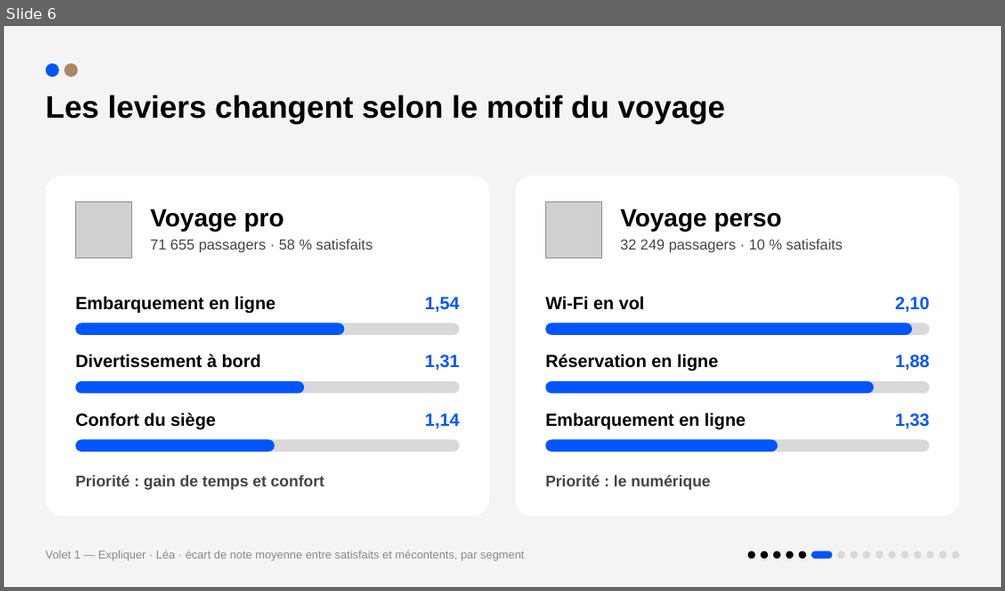
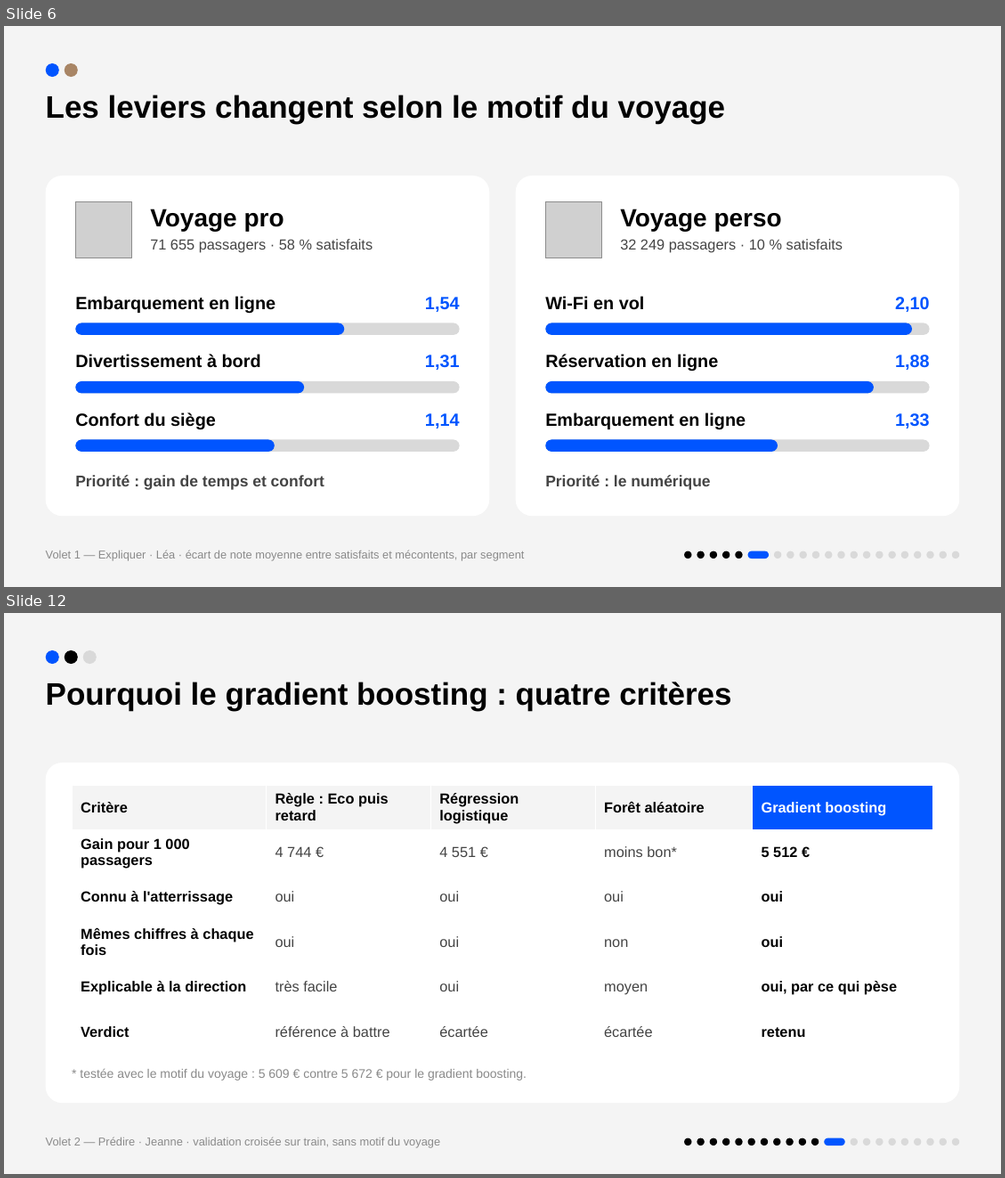
Before and after one commit to lea2110/Rush3, a slide deck: rapport/presentation_rush3.pptx. Shown one above the other, each under a label of ours: slide 6 before the commit, slides 6 and 12 after it; the slides between them are not shown. The pictures are 1005x591 and 1005x1178 pixels, drawn with LibreOffice and Linux fonts; fonts in the diff are those of the drawing; grey boxes stand for pictures. Boxes give left, top, right and bottom in pixels: in the first picture for what was removed or moved away, otherwise in the second. Text is boxed around its words. In the diff, an @@ line names an element or a change of style, - is before the commit and + after.

```diff
--- a/rapport/presentation_rush3.pptx
+++ b/rapport/presentation_rush3.pptx
@@ slide 12 added at (4, 613, 1001, 1174), background #F4F4F4 @@
@@ ellipse added at (46, 650, 59, 664), fill #0055FF @@
@@ ellipse added at (65, 650, 78, 664), fill #000000 @@
@@ ellipse added at (83, 650, 97, 664), fill #D9D9D9 @@
@@ text added at (46, 682, 731, 711), 30 pt, text #000000, bold @@
+Pourquoi le gradient boosting : quatre critères
@@ rounded rectangle added at (46, 763, 960, 1103), fill #FFFFFF @@
@@ table added at (72, 785, 933, 1054), 6 rows, 5 columns @@
+Critère | Règle : Eco puis retard | Régression logistique | Forêt aléatoire | Gradient boosting
+Gain pour 1 000 passagers | 4 744 € | 4 551 € | moins bon* | 5 512 €
+Connu à l'atterrissage | oui | oui | oui | oui
+Mêmes chiffres à chaque fois | oui | oui | non | oui
+Explicable à la direction | très facile | oui | moyen | oui, par ce qui pèse
+Verdict | référence à battre | écartée | écartée | retenu
@@ text added at (80, 1069, 526, 1080), 12 pt, text #8A8A8A @@
+* testée avec le motif du voyage : 5 609 € contre 5 672 € pour le gradient boosting.
@@ text added at (46, 1136, 440, 1148), 11 pt, text #8A8A8A @@
+Volet 2 — Prédire · Jeanne · validation croisée sur train, sans motif du voyage
@@ ellipse added at (685, 1138, 692, 1145), fill #000000 @@
@@ ellipse added at (697, 1138, 704, 1145), fill #000000 @@
@@ ellipse added at (710, 1138, 718, 1145), fill #000000 @@
@@ ellipse added at (722, 1138, 730, 1145), fill #000000 @@
@@ ellipse added at (736, 1138, 743, 1145), fill #000000 @@
@@ ellipse added at (748, 1138, 755, 1145), fill #000000 @@
@@ ellipse added at (760, 1138, 769, 1145), fill #000000 @@
@@ ellipse added at (774, 1138, 781, 1145), fill #000000 @@
@@ ellipse added at (786, 1138, 793, 1145), fill #000000 @@
@@ ellipse added at (799, 1138, 807, 1145), fill #000000 @@
@@ ellipse added at (811, 1138, 819, 1145), fill #000000 @@
@@ rounded rectangle added at (825, 1138, 845, 1145), fill #0055FF @@
@@ ellipse added at (850, 1138, 858, 1145), fill #D9D9D9 @@
@@ ellipse added at (863, 1138, 871, 1145), fill #D9D9D9 @@
@@ ellipse added at (876, 1138, 883, 1145), fill #D9D9D9 @@
@@ ellipse added at (889, 1138, 896, 1145), fill #D9D9D9 @@
@@ ellipse added at (901, 1138, 909, 1145), fill #D9D9D9 @@
@@ ellipse added at (914, 1138, 922, 1145), fill #D9D9D9 @@
@@ ellipse added at (927, 1138, 934, 1145), fill #D9D9D9 @@
@@ ellipse added at (939, 1138, 947, 1145), fill #D9D9D9 @@
@@ ellipse added at (952, 1138, 960, 1145), fill #D9D9D9 @@
@@ slide 6 changed as well @@
@@ 5 ellipses, 1 rounded rectangle: place and size @@
-5 ellipses, 1 rounded rectangle at (748, 551, 833, 558)
+5 ellipses, 1 rounded rectangle at (685, 551, 769, 558)
@@ ellipse added at (774, 551, 782, 558), fill #D9D9D9 @@
@@ ellipse added at (787, 551, 794, 558), fill #D9D9D9 @@
@@ ellipse added at (800, 551, 807, 558), fill #D9D9D9 @@
@@ ellipse added at (812, 551, 820, 558), fill #D9D9D9 @@
@@ ellipse added at (825, 551, 833, 558), fill #D9D9D9 @@
```
Also in this commit, not shown: 15 other slides changed, 4 other slides added, 1 other file.
